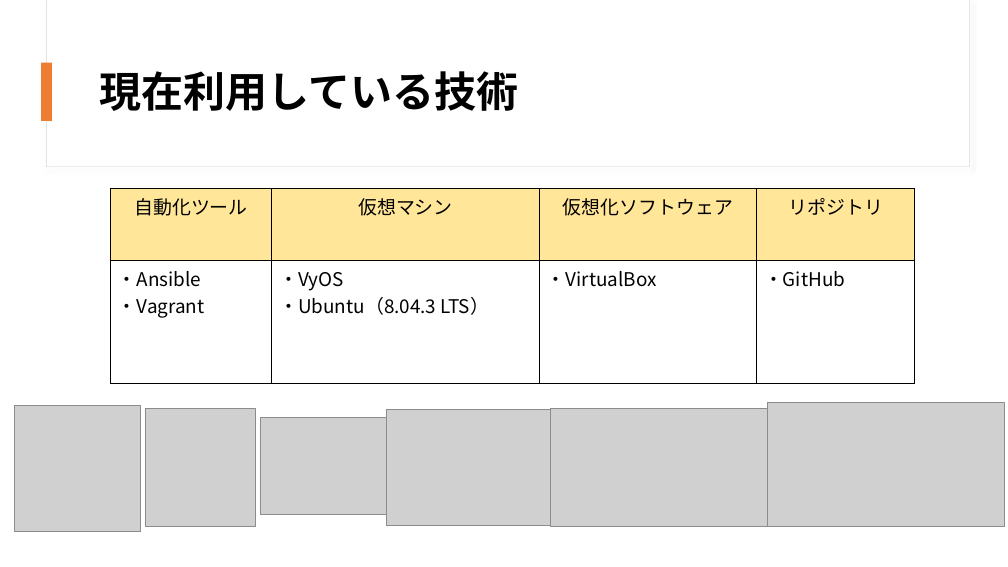
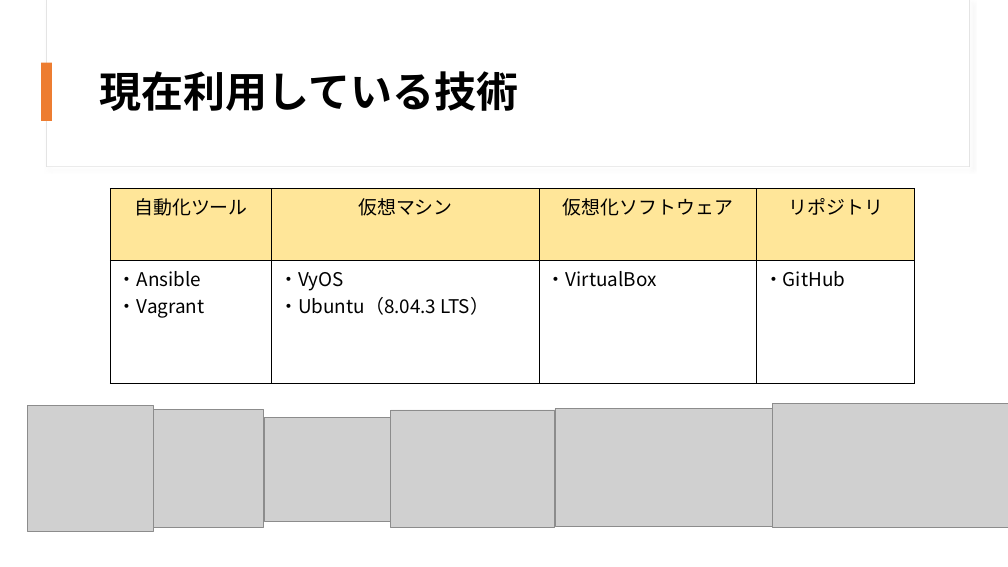
Before and after one commit to OOL2020-goodluckfanfield/Document, a slide deck: slide 4 of ool2020_middle_report_volume３_10_25 .pptx. Drawn at 1008x567 pixels with LibreOffice and Linux fonts; fonts in the diff are those of the drawing; grey boxes stand for pictures. Boxes give left, top, right and bottom in pixels: in the first picture for what was removed or moved away, otherwise in the second. Text is boxed around its words. In the diff, an @@ line names an element or a change of style, - is before the commit and + after.

```diff
--- a/ool2020_middle_report_volume３_10_25 .pptx
+++ b/ool2020_middle_report_volume３_10_25 .pptx
@@ picture: place and size @@
-picture at [14, 406, 140, 532]
+picture at [27, 406, 153, 532]
@@ picture: place and size @@
-picture at [145, 409, 256, 527]
+picture at [154, 410, 264, 528]
@@ picture: place and size @@
-picture at [261, 417, 386, 514]
+picture at [265, 417, 390, 522]
@@ 3 pictures: place and size @@
-3 pictures at [386, 403, 1005, 527]
+3 pictures at [391, 404, 1008, 528]
```
Also in this commit, not shown: 3 other slides changed.
